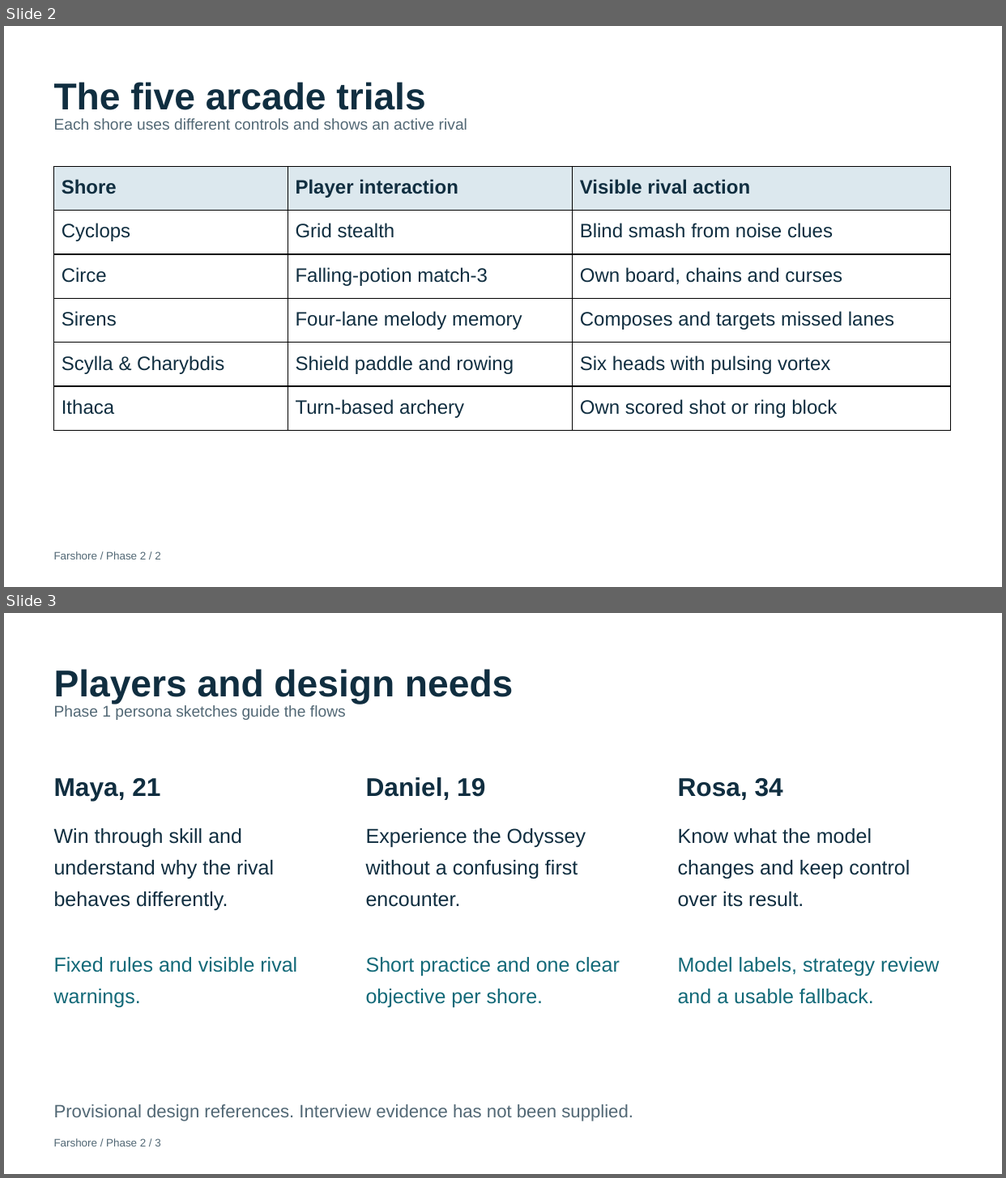
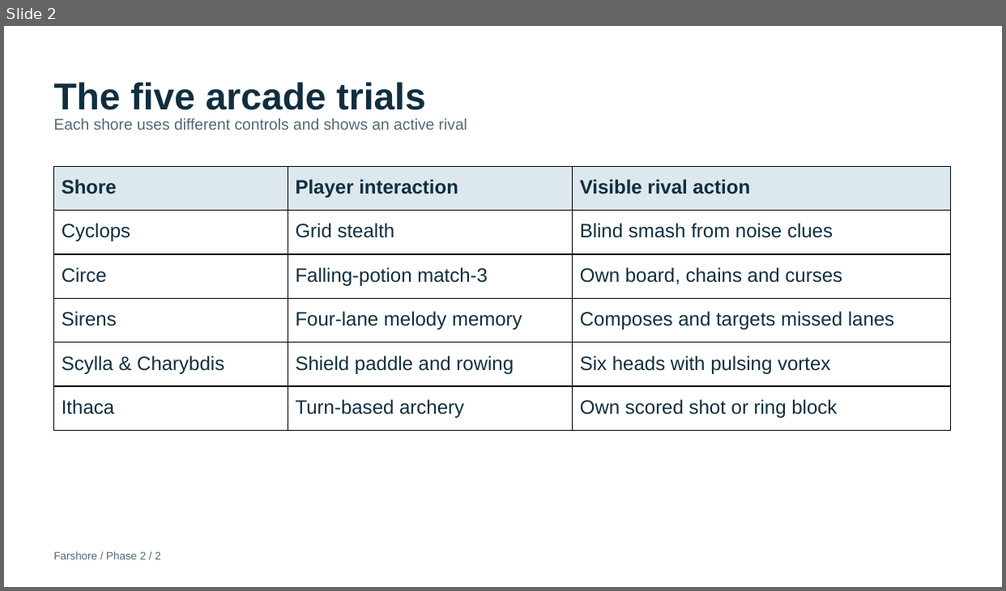
Before and after one commit to RavangDai/Farshore, a slide deck: Farshore Context and Assisment/docs/assignment/phase2-arcade/Farshore-Phase-2-Arcade-Presentation.pptx. Shown one above the other, each under a label of ours: slides 2 and 3 before the commit, slide 2 after it. The pictures are 1006x1178 and 1006x591 pixels, drawn with LibreOffice and Linux fonts; fonts in the diff are those of the drawing. Boxes give left, top, right and bottom in pixels: in the first picture for what was removed or moved away, otherwise in the second. Text is boxed around its words. In the diff, an @@ line names an element or a change of style, - is before the commit and + after.

```diff
--- a/Farshore Context and Assisment/docs/assignment/phase2-arcade/Farshore-Phase-2-Arcade-Presentation.pptx
+++ b/Farshore Context and Assisment/docs/assignment/phase2-arcade/Farshore-Phase-2-Arcade-Presentation.pptx
@@ slide 3 removed at box(4, 613, 1002, 1174), background #FFFFFF @@
@@ text removed at box(54, 669, 513, 704) @@
-Players and design needs
@@ text removed at box(54, 705, 346, 720) @@
-Phase 1 persona sketches guide the flows
@@ text removed at box(54, 778, 160, 800) @@
-Maya, 21
@@ text removed at box(366, 777, 485, 800) @@
-Daniel, 19
@@ text removed at box(678, 778, 783, 800) @@
-Rosa, 34
@@ text removed at box(54, 828, 274, 910) @@
-Win through skill and understand why the rival behaves differently.
@@ text removed at box(366, 828, 586, 907) @@
-Experience the Odyssey without a confusing first encounter.
@@ text removed at box(678, 828, 910, 907) @@
-Know what the model changes and keep control over its result.
@@ text removed at box(54, 957, 297, 1007) @@
-Fixed rules and visible rival warnings.
@@ text removed at box(366, 957, 620, 1007) @@
-Short practice and one clear objective per shore.
@@ text removed at box(678, 957, 939, 1004) @@
-Model labels, strategy review and a usable fallback.
@@ text removed at box(54, 1105, 633, 1122) @@
-Provisional design references. Interview evidence has not been supplied.
@@ text removed at box(54, 1139, 160, 1147) @@
-Farshore / Phase 2 / 3
```
Also in this commit, not shown: 4 slides changed, 2 slides added, 44 other slides removed, 8 other files.
